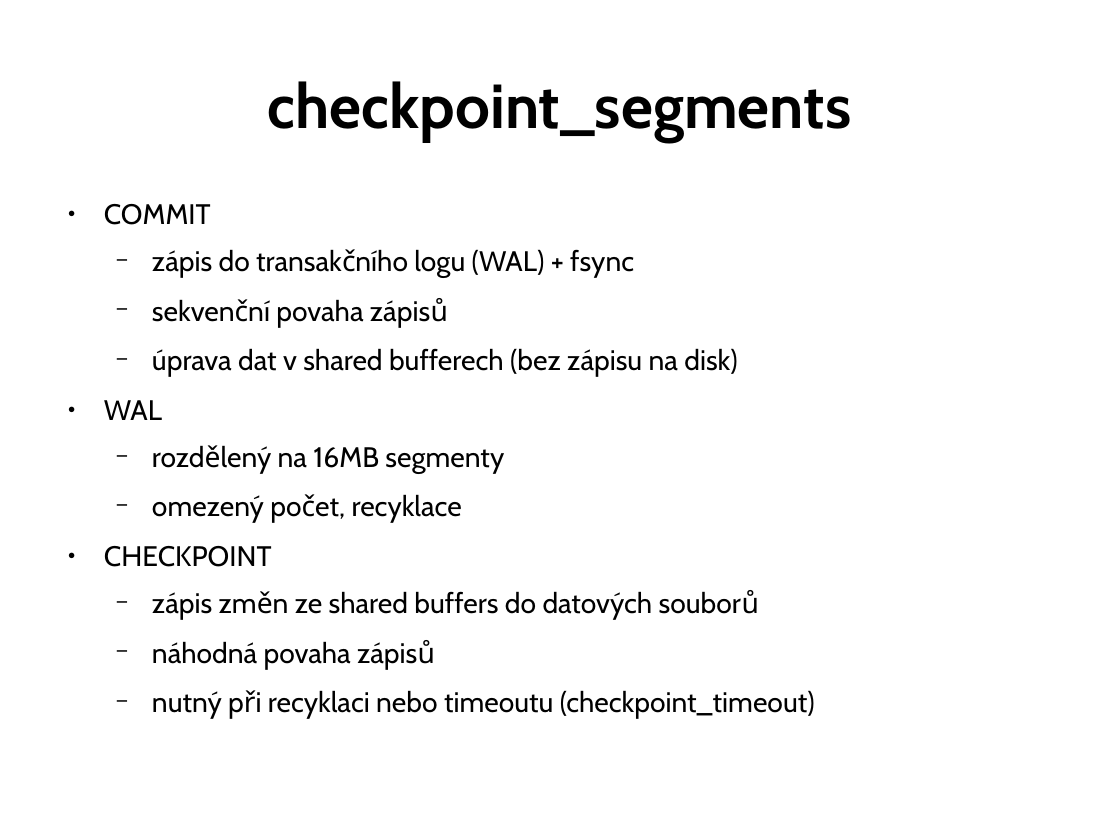
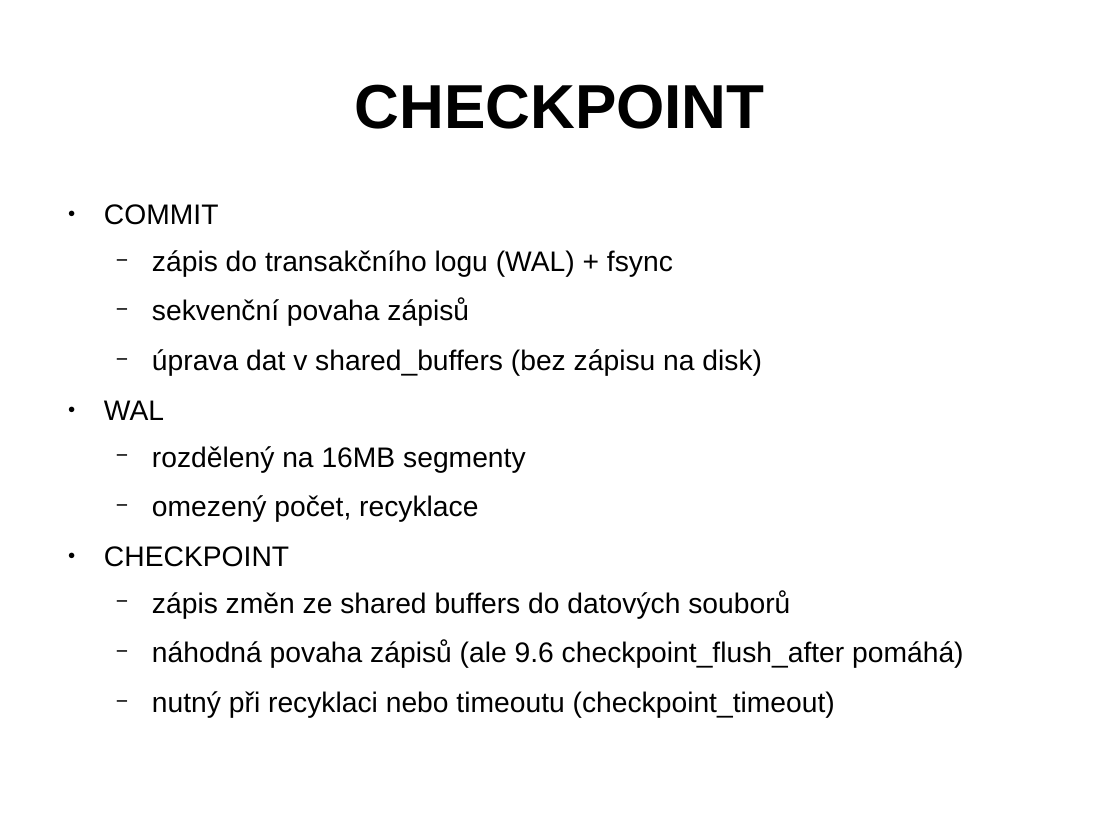
Before and after one commit to tvondra/perf_tuning_training, a slide deck: slide 20 of perf-tuning-training.odp (slide 43 before the commit). Drawn at 1120x840 pixels with LibreOffice and Linux fonts; fonts in the diff are those of the drawing. Boxes give left, top, right and bottom in pixels: in the first picture for what was removed or moved away, otherwise in the second. Text is boxed around its words. In the diff, an @@ line names an element or a change of style, - is before the commit and + after.

```diff
--- a/perf-tuning-training.odp
+++ b/perf-tuning-training.odp
@@ title at [354, 84, 764, 129]: text changed; font Cabin to Arial @@
-checkpoint_segments
+CHECKPOINT
@@ text at [104, 204, 835, 718]: font Cabin to Arial in "COMMIT", "zápis do transakčního logu (WAL) + fsync", "sekvenční povaha zápisů", "WAL" and 5 more places @@
@@ text at [152, 349, 762, 376]: text changed; font Cabin to Arial @@
-  − úprava dat v shared bufferech (bez zápisu na disk)
+  − úprava dat v shared_buffers (bez zápisu na disk)
@@ text at [152, 640, 963, 668]: text changed; font Cabin to Arial @@
-  − náhodná povaha zápisů
+  − náhodná povaha zápisů (ale 9.6 checkpoint_flush_after pomáhá)
```
Also in this commit, not shown: 45 other slides changed, 11 slides added, 15 slides removed.
